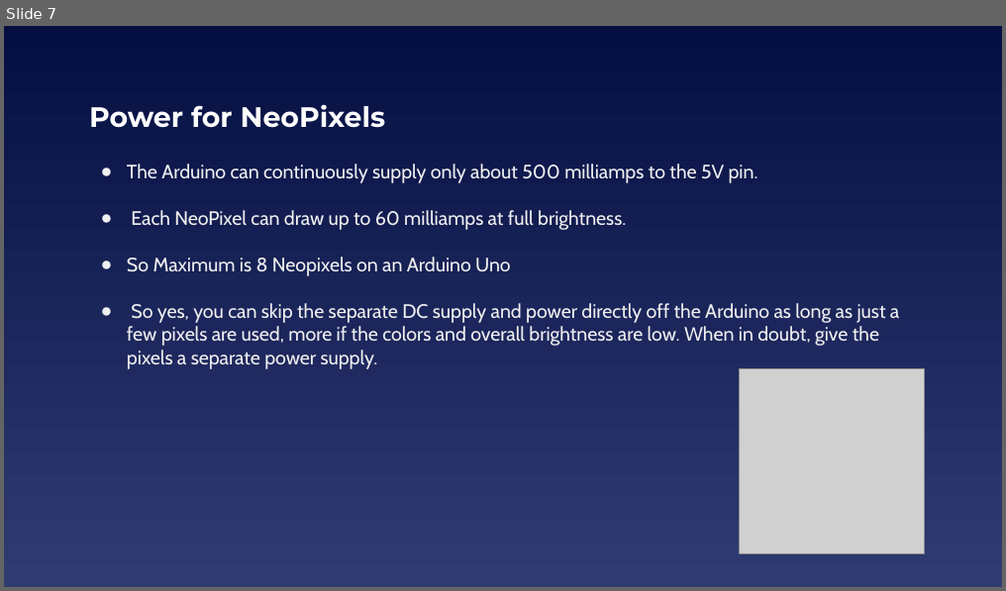
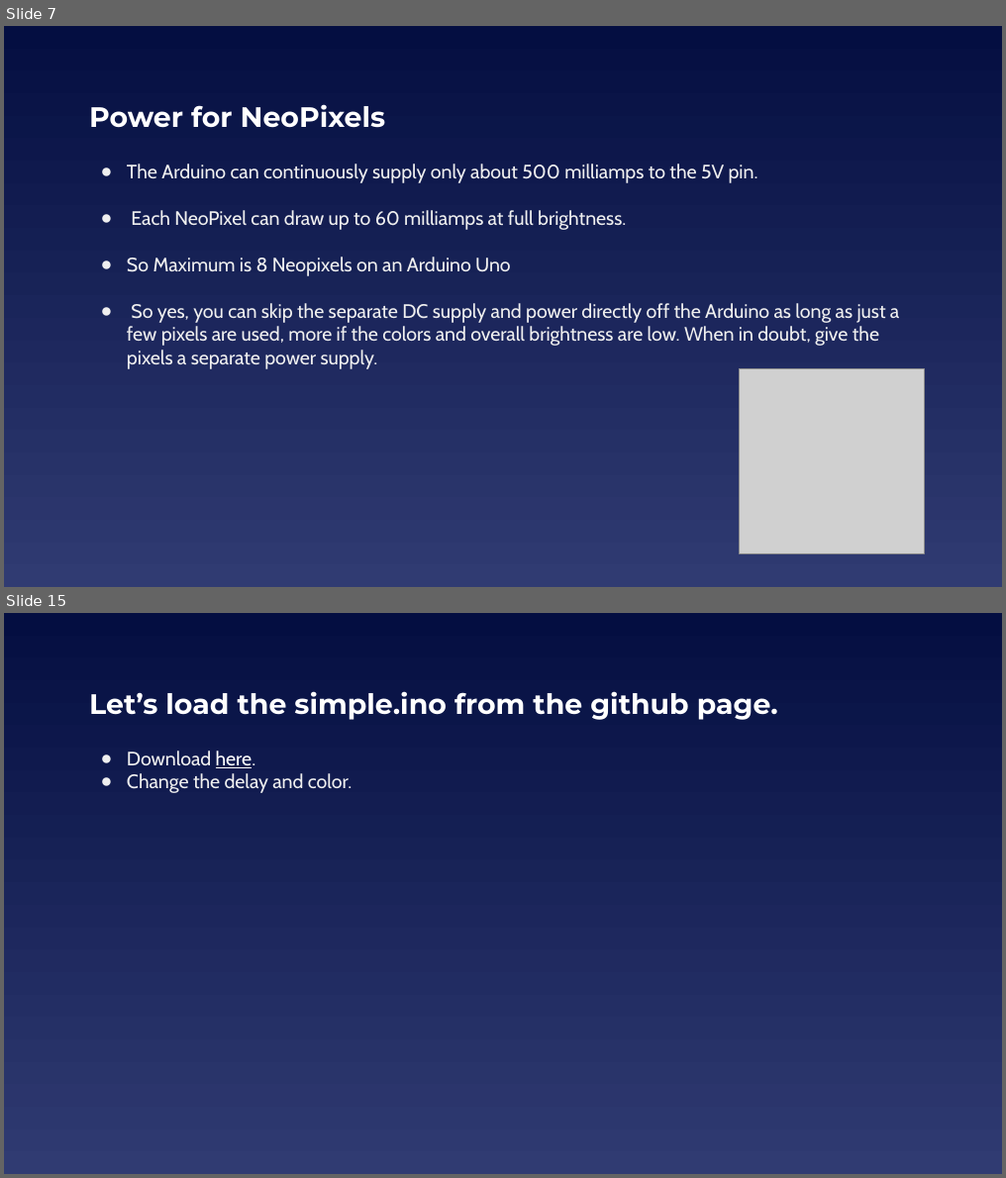
Before and after one commit to EELabMan/NeoPixels, a slide deck: NeoPixels.pptx. Shown one above the other, each under a label of ours: slide 7 before the commit, slides 7 and 15 after it; the slides between them are not shown. The pictures are 1006x591 and 1006x1178 pixels, drawn with LibreOffice and Linux fonts; fonts in the diff are those of the drawing; grey boxes stand for pictures. Boxes give left, top, right and bottom in pixels: in the first picture for what was removed or moved away, otherwise in the second. Text is boxed around its words. In the diff, an @@ line names an element or a change of style, - is before the commit and + after.

```diff
--- a/NeoPixels.pptx
+++ b/NeoPixels.pptx
@@ slide 15 added at (4,613,1002,1174), background gradient #040E41 to #303B72 @@
@@ title added at (89,691,778,720), 27 pt, text #FFFFFF, bold @@
+Let’s load the simple.ino from the github page.
@@ text added at (127,751,351,793), 18.7 pt, text #EFEFEF @@
+● Download here.
+● Change the delay and color.
```
Also in this commit, not shown: 4 slides changed, 8 other slides added, 1 slide removed.
